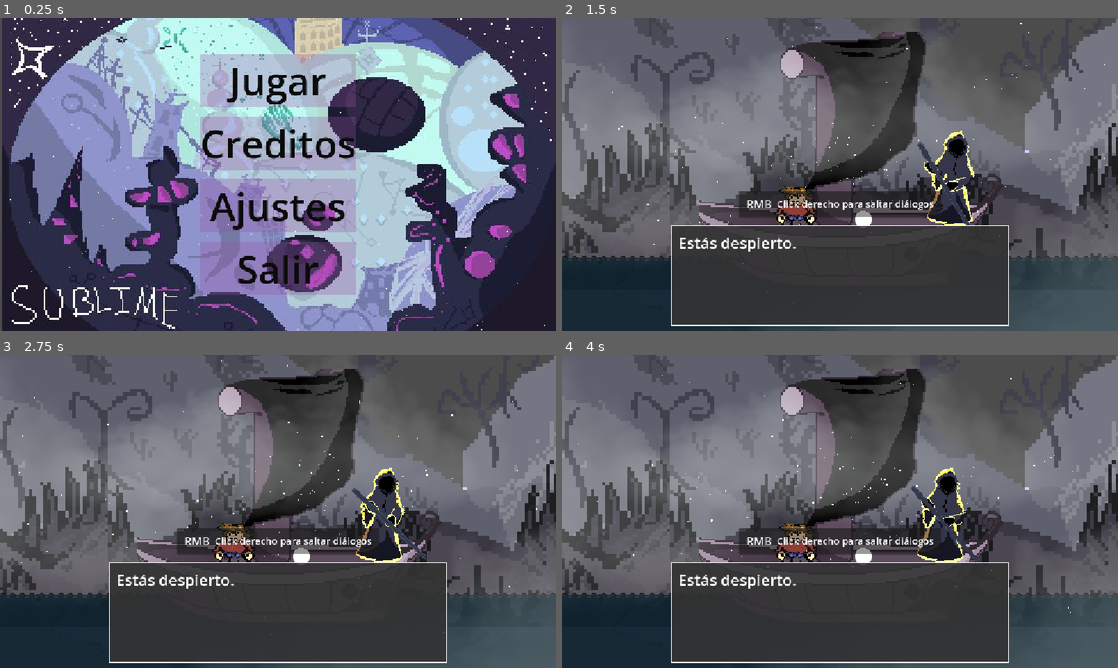
Above: before the commit, frames 1-4 (two rows, left to right).
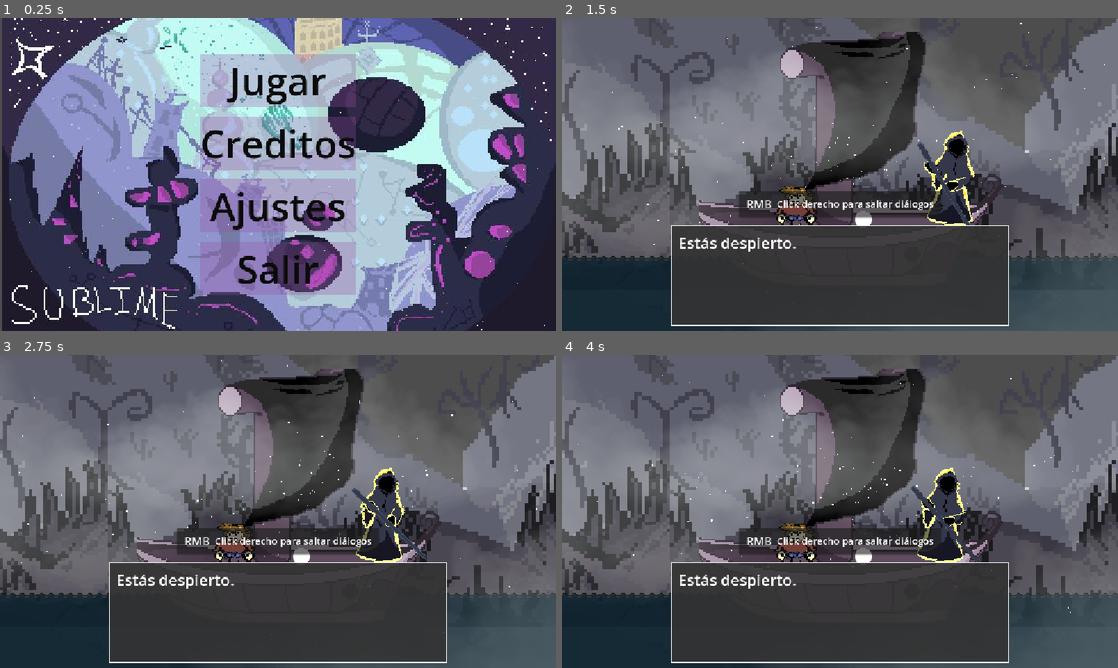
Above: after the commit, the same moments.

Repository: alexanderkholodov1/airlift
Game: Godot game, scene res://scenes/Main_Scene.tscn
Two runs of this game, one before a commit and one after it. Both use one fixed random seed, a clock stepped at 60 frames per second and the inputs below.
Inputs (mouse positions are in pixels of both pictures, inside the frame that each line leads up to):
- Up to frame 1 (0.25 s): no input
- Up to frame 2 (1.5 s): click "Jugar" at 0.5 s; tap Enter (ui_accept) at 1.25 s; move the mouse to (962, 158) at 1.27 s; hold Right from 1.28 s (still down); tap Tab at 1.35 s; click (962, 158) at 1.42 s
- Up to frame 3 (2.75 s): tap Enter (ui_accept) at 1.52, 2.27 s; move the mouse to (166, 527) at 2.02 s; release Right at 2.03 s; hold Down from 2.03 s (still down); tap R at 2.1 s
- Up to frame 4 (4 s): move the mouse to (895, 442) at 2.77 s; release Down at 2.78 s; hold Right 2.78-3.53 s; tap Tab at 2.85 s; move the mouse to (812, 574) at 3.52 s; hold Up from 3.53 s (still down); tap R at 3.6 s; click (812, 574) at 3.67 s; tap Enter (ui_accept) at 3.77 s

The runs differ from the first frame. In frame 2, 0.3% of the frame differs, in the area x 38-84%, y 42-64%; in frame 3, 0.3%; in frame 4, 0.3%.

Commit message:
WebGL2 FIX
viewport/hdr_2d=true

Diff:
--- a/project.godot
+++ b/project.godot
@@ -43,4 +43,4 @@
 
 textures/canvas_textures/default_texture_filter=0
 rendering_device/driver.windows="d3d12"
-viewport/hdr_2d=true
+viewport/hdr_2d=false
Not shown, changed: export_presets.cfg
